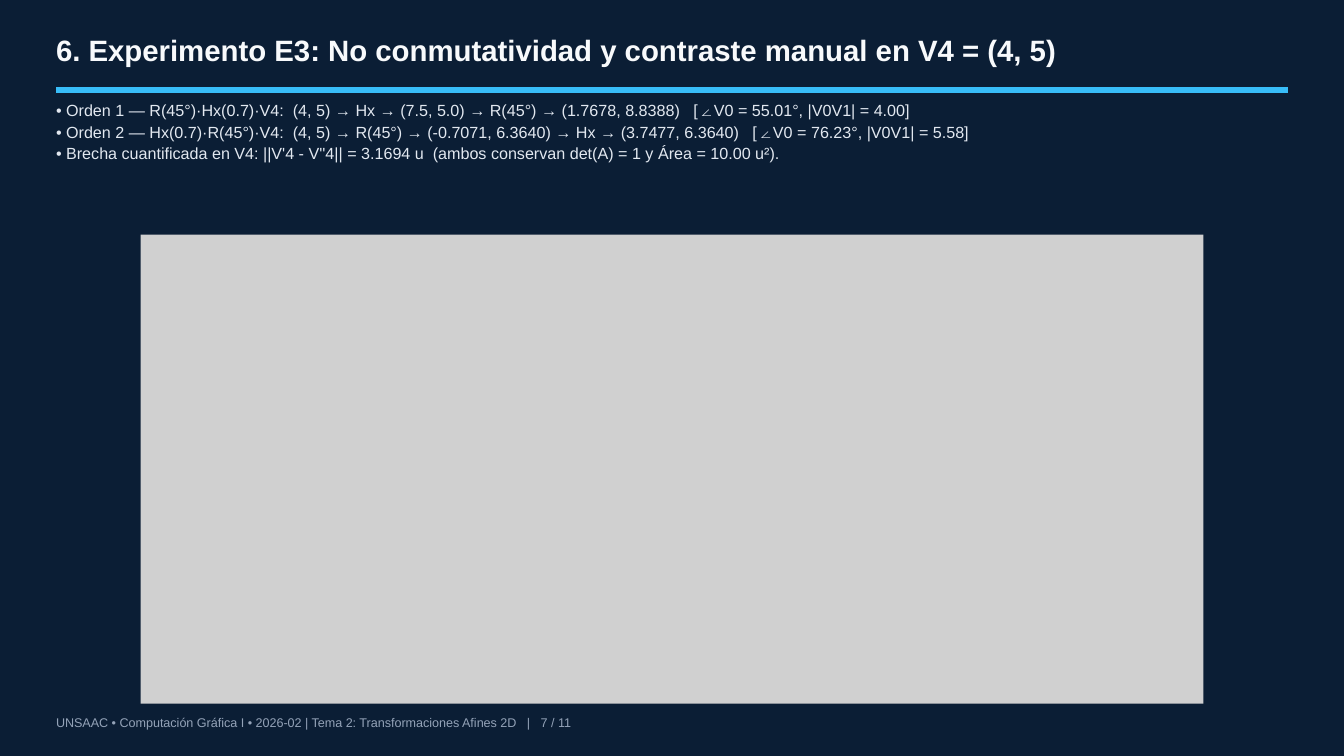
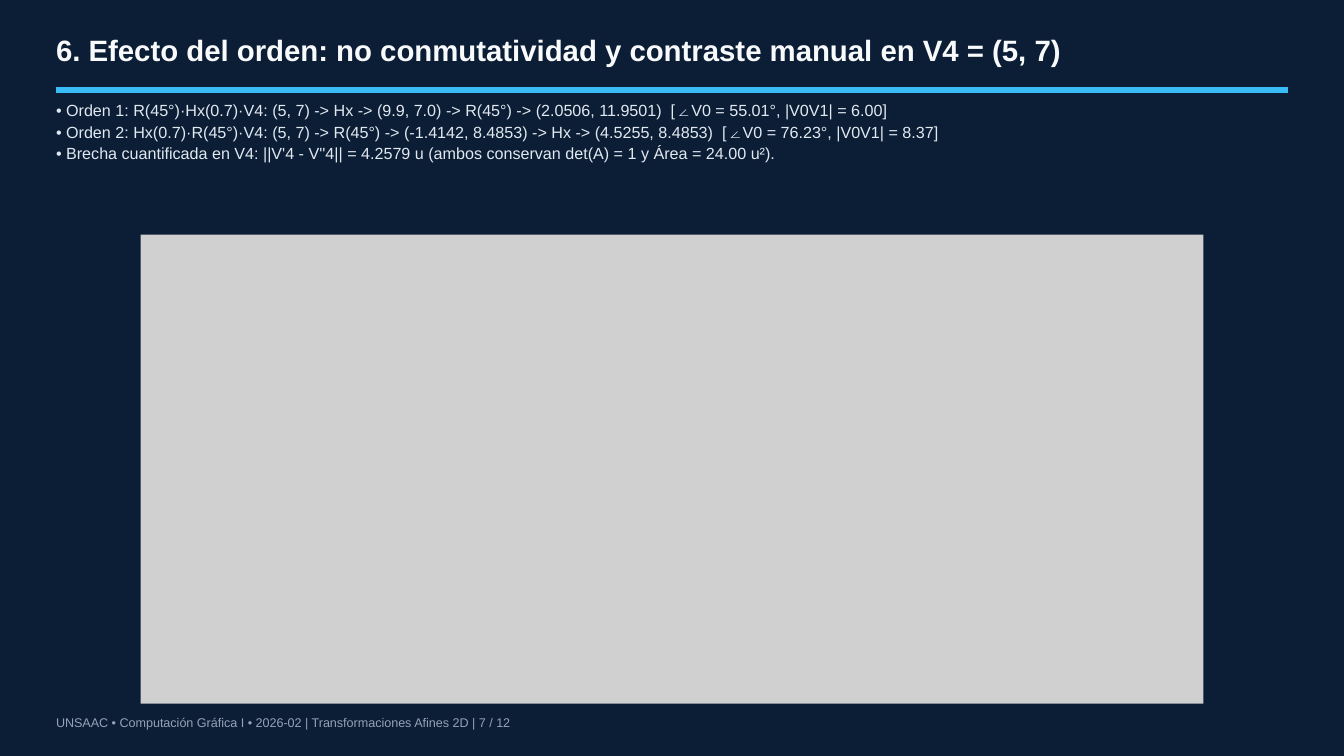
Before and after one commit to LucianFBC/cg1-tema2-transformaciones-afines-2d, a slide deck: slide 7 of presentacion/Presentacion_Tema2.pptx. Drawn at 1344x756 pixels with LibreOffice and Linux fonts; fonts in the diff are those of the drawing; grey boxes stand for pictures. Boxes give left, top, right and bottom in pixels: in the first picture for what was removed or moved away, otherwise in the second. Text is boxed around its words. In the diff, an @@ line names an element or a change of style, - is before the commit and + after.

```diff
--- a/presentacion/Presentacion_Tema2.pptx
+++ b/presentacion/Presentacion_Tema2.pptx
@@ text at <box>56,39,1061,67</box>: text changed @@
-6. Experimento E3: No conmutatividad y contraste manual en V4 = (4, 5)
+6. Efecto del orden: no conmutatividad y contraste manual en V4 = (5, 7)
@@ text at <box>66,104,938,163</box>: text changed @@
-• Orden 1 — R(45°)·Hx(0.7)·V4: (4, 5) → Hx → (7.5, 5.0) → R(45°) → (1.7678, 8.8388) [∠V0 = 55.01°, |V0V1| = 4.00]
-• Orden 2 — Hx(0.7)·R(45°)·V4: (4, 5) → R(45°) → (-0.7071, 6.3640) → Hx → (3.7477, 6.3640) [∠V0 = 76.23°, |V0V1| = 5.58]
-• Brecha cuantificada en V4: ||V'4 - V''4|| = 3.1694 u (ambos conservan det(A) = 1 y Área = 10.00 u²).
+• Orden 1: R(45°)·Hx(0.7)·V4: (5, 7) -> Hx -> (9.9, 7.0) -> R(45°) -> (2.0506, 11.9501) [∠V0 = 55.01°, |V0V1| = 6.00]
+• Orden 2: Hx(0.7)·R(45°)·V4: (5, 7) -> R(45°) -> (-1.4142, 8.4853) -> Hx -> (4.5255, 8.4853) [∠V0 = 76.23°, |V0V1| = 8.37]
+• Brecha cuantificada en V4: ||V'4 - V''4|| = 4.2579 u (ambos conservan det(A) = 1 y Área = 24.00 u²).
@@ text at <box>56,718,510,730</box>: text changed @@
-UNSAAC • Computación Gráfica I • 2026-02 | Tema 2: Transformaciones Afines 2D | 7 / 11
+UNSAAC • Computación Gráfica I • 2026-02 | Transformaciones Afines 2D | 7 / 12
```
Also in this commit, not shown: 9 other slides changed, 1 slide added, 14 other files.
